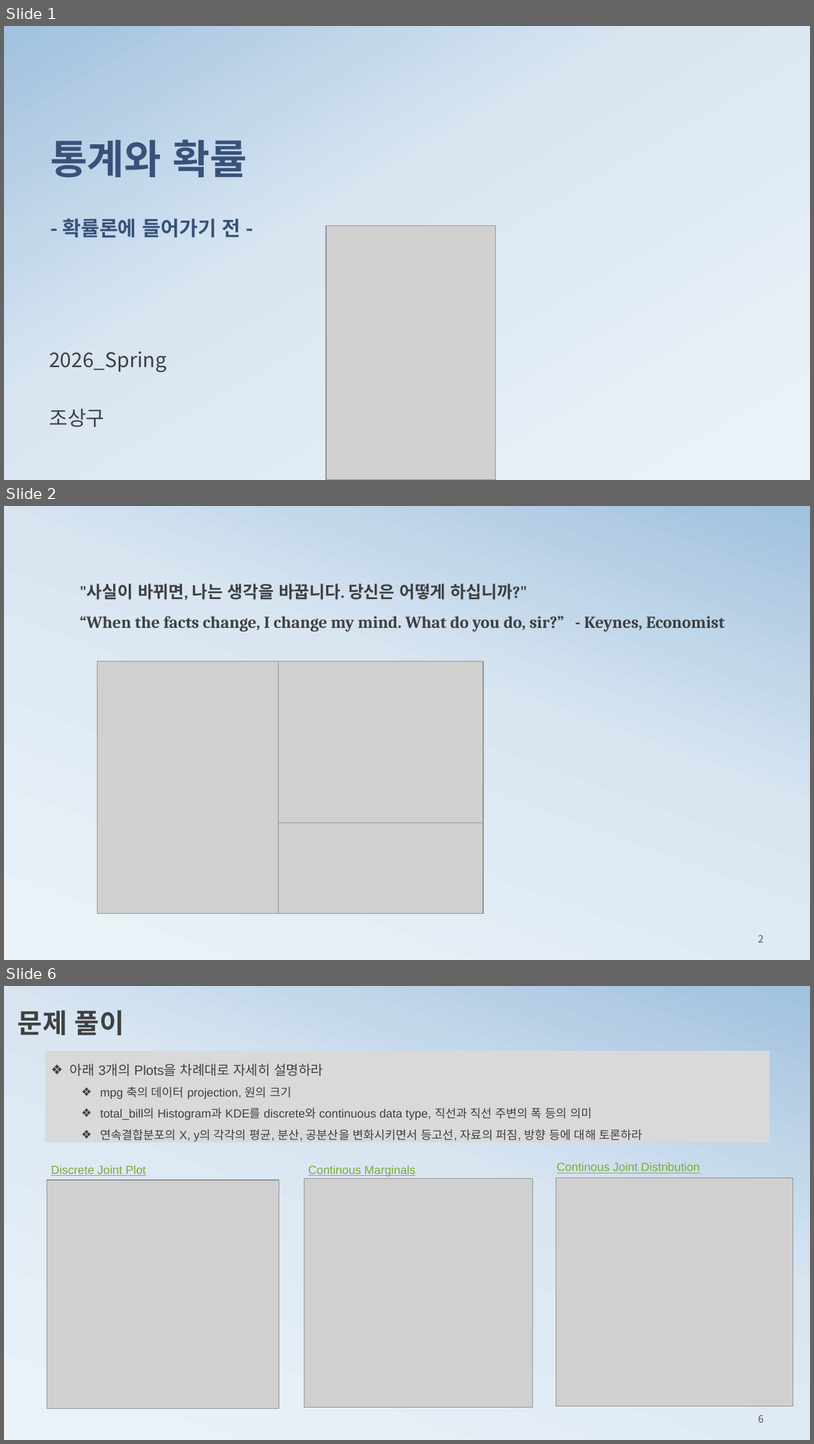
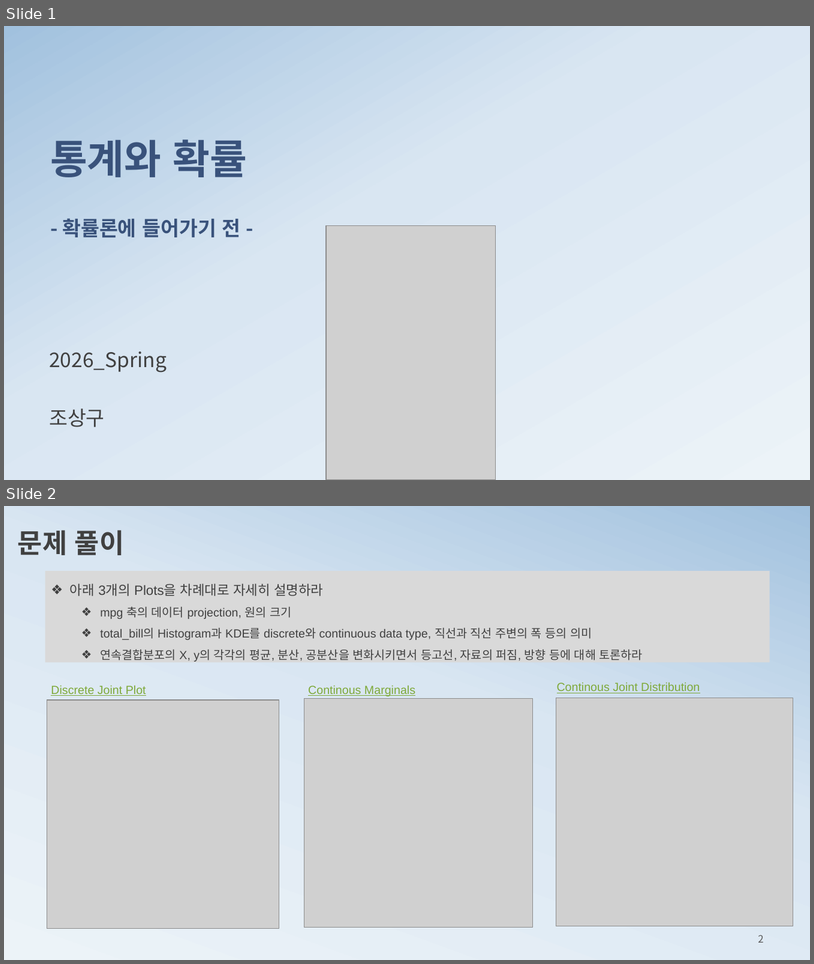
Before and after one commit to ancestor9/mathematics-for-machine-learning, a slide deck: 2_histogram2probability.pptx. Shown one above the other, each under a label of ours: slides 1, 2 and 6 before the commit, slides 1 and 2 after it; the slides between them are not shown. The pictures are 814x1444 and 814x964 pixels, drawn with LibreOffice and Linux fonts; fonts in the diff are those of the drawing; grey boxes stand for pictures; background and template pictures are left out. Boxes give left, top, right and bottom in pixels: in the first picture for what was removed or moved away, otherwise in the second. Text is boxed around its words. In the diff, an @@ line names an element or a change of style, - is before the commit and + after.

```diff
--- a/2_histogram2probability.pptx
+++ b/2_histogram2probability.pptx
@@ slide 2 removed at (x1=4, y1=506, x2=810, y2=960), background gradient #ECF3F8 to #D9E6F2 to #A1C1DE @@
@@ text removed at (x1=80, y1=583, x2=725, y2=631) @@
-"사실이 바뀌면, 나는 생각을 바꿉니다. 당신은 어떻게 하십니까?"
-“When the facts change, I change my mind. What do you do, sir?” - Keynes, Economist
@@ picture removed at (x1=98, y1=661, x2=279, y2=914) @@
@@ picture removed at (x1=270, y1=661, x2=483, y2=822) @@
@@ picture removed at (x1=270, y1=822, x2=483, y2=914) @@
@@ page number removed at (x1=758, y1=934, x2=764, y2=942) @@
-2
@@ what was slide 6 is now slide 2 @@
@@ page number at (x1=758, y1=934, x2=764, y2=942): text changed @@
-6
+2
```
Also in this commit, not shown: 3 other slides removed, 2 other files.
